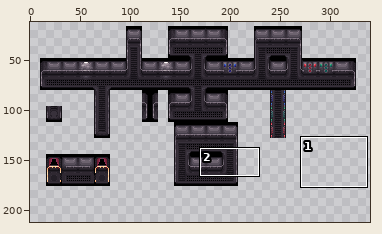
One commit to this pixel-art file: assets/AsepriteFiles/level-tileset.aseprite. Above: a wide view before the commit, with the close-up outlined.
Close-up. Earlier state:
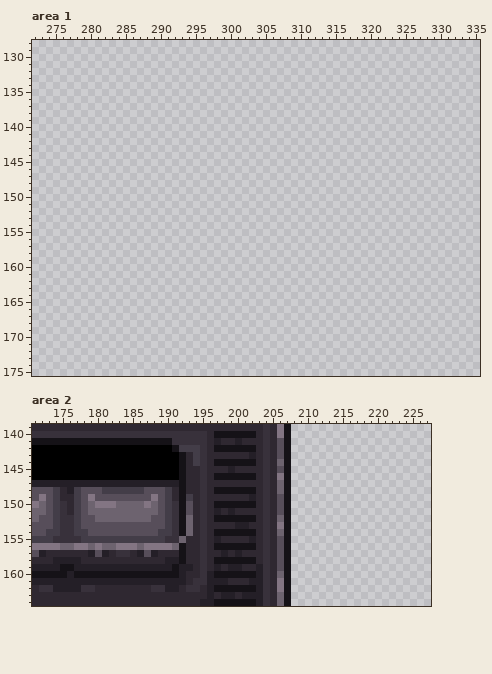
600x335 pixels, 1 frame. Shown: area 1: x 272..335, y 128..175; area 2: x 171..227, y 139..164. The wide view leaves out empty margins. The commit also changed other parts of the picture, which this record leaves out.
Now the later version:
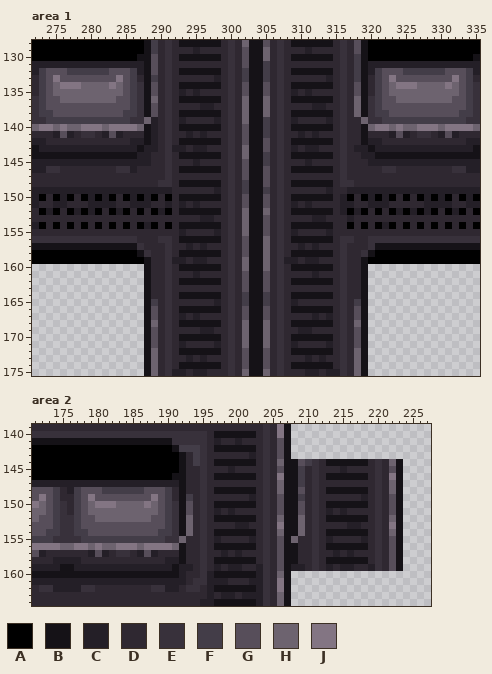
Palette (. is transparent): A #000000  B #151217  C #241f27  D #2f2831  E #38313b  F #433d48  G #574e5a  H #6d636f  J #837583
What changed:
Changed rows in their new state; - is an unchanged pixel.
Area 1, layer "Layer 1":
first column x 272:
128 AAAAAAAAAAAAAAAABFDEDBBBBBBDEDHBBGDEDBBBBBBDEDGBAAAAAAAAAAAAAAAA
129 AAAAAAAAAAAAAAAABFDEDDDCDDDDEDGBBHDEDDDCDDDDEDGBAAAAAAAAAAAAAAAA
130 AAAAAAAAAAAAAAABBGDEDBBBBBBDEDGBBHDEDBBBBBBDEDFBAAAAAAAAAAAAAAAB
131 CCCCCCCCCCCCCCCCBGDEDDDDDDDDEDGBBFDEDDDDDDDDEDFBCCCCCCCCCCCCCCCC
132 CFGGGFFFFFFGGGFCBGDEDBBBBBBDEDFBBFDEDBBBBBBDEDFBCFGGGFFFFFFGGGFC
133 DFGJGGGGGGGGJGFDBFDEDDDDDDCDEDFBBFDEDDDDDDCDEDFBDFGJGGGGGGGGJGFD
134 DFGHJJJHHHHJHGFEBGDEDBBBBBBDEDGBBGDEDBBBBBBDEDGBDFGHJJJHHHHJHGFE
135 DFGHHHHHHHHHHGFEBGDEDCDCDDDDEDGBBGDEDCDCDDDDEDGBDFGHHHHHHHHHHGFE
136 EFGGHHHHHHHHGGFEBHDEDBBBBBBDEDHBBHDEDBBBBBBDEDHBEFGGHHHHHHHHGGFE
137 EFGGGGGGGGGGGGFEBGDEDDDDCCDDEDHBBHDEDDDDCCDDEDHBEFGGGGGGGGGGGGFE
138 EFFGGGGGGGGGGFFEBGDEDBBBBBBDEDHBBHDEDBBBBBBDEDHBEFFGGGGGGGGGGFFE
139 EEFFFFFFFFFFFFEEHCDEDCDDDDCDEDHBBFDEDCDDDDCDEDDHEEFFFFFFFFFFFFEE
140 HJJHJHHJJJHJJJJHBCDEDBBBBBBDEDGBBFDEDBBBBBBDEDDBHJJHJHHJJJHJJJJH
141 DDDCGCDEEDCGCDDDBCDEDDCDCDDDEDGBBFDEDDCDCDDDEDDBDDDCGCDEEDCGCDDD
142 CCDDDDDDDDDDDDCCBCDEDBBBBBBDEDGBBGDEDBBBBBBDEDDBCCDDDDDDDDDDDDCC
143 BCCCCCCCCCCCCCCBCCDECCDCCDDDEDHBBGDEDCDCCDDDEDCCBCCCCCCCCCCCCCCB
144 BBBBBBBBBBBBBBBCCDDEDBBBBBBDEDHBBFDEDBBBBBBDEDDCCBBBBBBBBBBBBBBB
145 CCCCCCCCCCCCCCCCCDDEDDDCDDDDEDGBBFDEDDDCDDDDEDDDCCCCCCCCCCCCCCCC
146 CCEEDDDDDDDDEECDDDDEDBBBBBBDEDGBBGDEDBBBBBBDEDDDDDEEDDDDDDDDEECC
147 DDDDDDDDDDDDDDDDDDDEDDDDDDDDEDGBBGDEDDDDDDDDEDDDDDDDDDDDDDDDDDDD
148 DDDDDDDDDDDDDDDDDDEEDBBBBBBDEDFBBGDEDBBBBBBDEEDDDDDDDDDDDDDDDDDD
149 CCCCCCCCCCCCCCCCCCCCDDDDDDCDEDFBBFDEDDDDDDCDDCCCCCCCCCCCCCCCCCCC
150 CADACADACACADACACADADBBBBBBDEDGBBGDEDBBBBBBDCADACACADADACACADACA
151 CDDCCDDDCCCCDDCCCDDCDCDCDDDDEDGBBGDEDCDCDDDDCCDDCCCDDDDDCCCCDDCC
152 DACADACACADACADADACADBBBBBBDEDHBBHDEDBBBBBBDCACADADACACACADACADA
153 DDDDDDDDDDDDDDDDDDDDDDDDCCDDEDHBBGDEDDDDCCDDDCDDDDDDDDDDDDDDDDDD
154 CADADADADADADADACADADBBBBBBDEDHBBGDEDBBBBBBDDADADACADADADADADADA
155 DDDDDDDDDDDDDDDDDDDDDCDDDDCDEDHBBGDEDCDDDDCDDDDDDDDDDDDDDDDDDDDD
156 EEEEEEEEEEEEEEEDDDEEDBBBBBBDEDGBBHDEDBBBBBBDEEDDEEEEEEEEEEEEEEEE
157 BBBBBBBBBBBBBBBEDDDEDDCDCDDDEDGBBHDEDDCDCDDDEDDDEBBBBBBBBBBBBBBB
158 AAAAAAAAAAAAAAABEDDEDBBBBBBDEDGBBHDEDBBBBBBDEDDEBAAAAAAAAAAAAAAA
159 AAAAAAAAAAAAAAAABDDECCDCCDDDEDHBBHDECCDCCDDDEDDBAAAAAAAAAAAAAAAA
160 ----------------BDDEDBBBBBBDEDHBBHDEDBBBBBBDEDDB----------------
161 ----------------BDDEDDDCDDDDEDGBBGDEDDDDCDDDEDDB----------------
162 ----------------BDDEDBBBBBBDEDGBBGDEDBBBBBBDEDDB----------------
163 ----------------BDDEDDDDDDDDEDGBBGDEDDDDDDDDEDDB----------------
164 ----------------BDDEDBBBBBBDEDFBBFDEDBBBBBBDEDDB----------------
165 ----------------BFDEDDDDDDCDEDFBBFDEDCDDDDDDEDFB----------------
166 ----------------BGDEDBBBBBBDEDGBBGDEDBBBBBBDEDGB----------------
167 ----------------BGDEDCDCDDDDEDGBBGDEDDDDCDCDEDGB----------------
168 ----------------BHDEDBBBBBBDEDHBBHDEDBBBBBBDEDHB----------------
169 ----------------BGDEDDDDCCDDEDHBBHDEDDCCDDDDEDGB----------------
170 ----------------BGDEDBBBBBBDEDHBBHDEDBBBBBBDEDGB----------------
171 ----------------BGDEDCDDDDCDEDHBBHDEDCDDDDCDEDGB----------------
172 ----------------BHDEDBBBBBBDEDGBBGDEDBBBBBBDEDHB----------------
173 ----------------BHDEDDCDCDDDEDGBBGDEDDDCDCDDEDHB----------------
174 ----------------BHDEDBBBBBBDEDGBBGDEDBBBBBBDEDHB----------------
175 ----------------BHDECCDCCDDDEDHBBHDEDDDCCDCCEDHB----------------
Area 2, layer "Layer 1":
first column x 176:
144 --------------------------------BGFEDBBBBBBDEDHB
145 --------------------------------BFDEDDDCDDDDEDGB
146 ---------------B----------------BFDEDBBBBBBDEDJB
147 --------------------------------BFDEDDDDDDDDEDHB
148 --------------------------------BGDEDBBBBBBDEDHB
149 --------------------------------BFDEDDDDDDCDEDGB
150 --------------------------------BGDEDBBBBBBDEDGB
151 --------------------------------BGDEDCDCDDDDEDGB
152 --------------------------------BHDEDBBBBBBDEDHB
153 --------------------------------BHDEDDDDCCDDEDJB
154 --------------------------------BHDEDBBBBBBDEDHB
155 --------------------------------HDDEDCDDDDCDEDGB
156 --------------------------------BDDEDBBBBBBDEDGB
157 --------------------------------BDDEDDCDCDDDEDGB
158 --------------------------------BDDEDBBBBBBDEDGB
159 --------------------------------CCDEDCDCCDDCEDGB
160 B-----------------------------------------------
